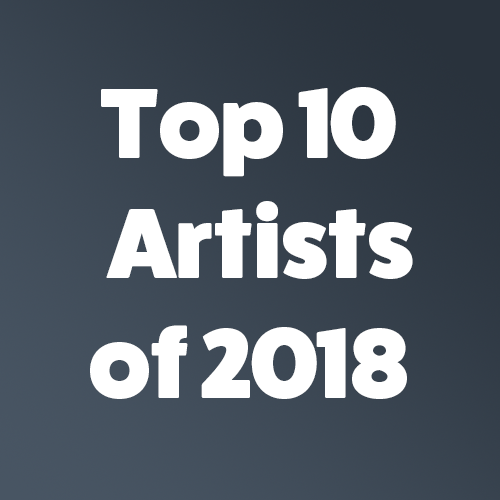
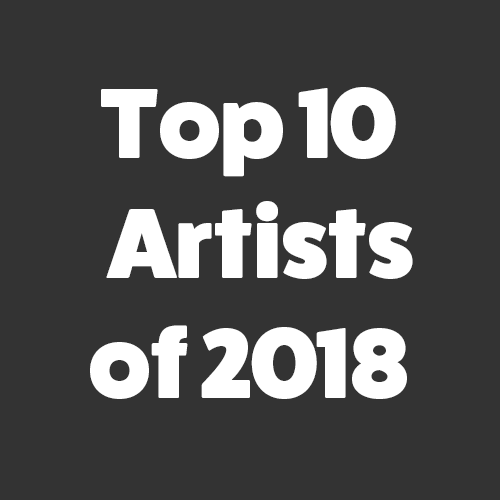
Before/after of a w=500, h=500 layered artwork. What changed in the layer stack:
painted on "Layer 1" over [0, 0, 500, 500]
